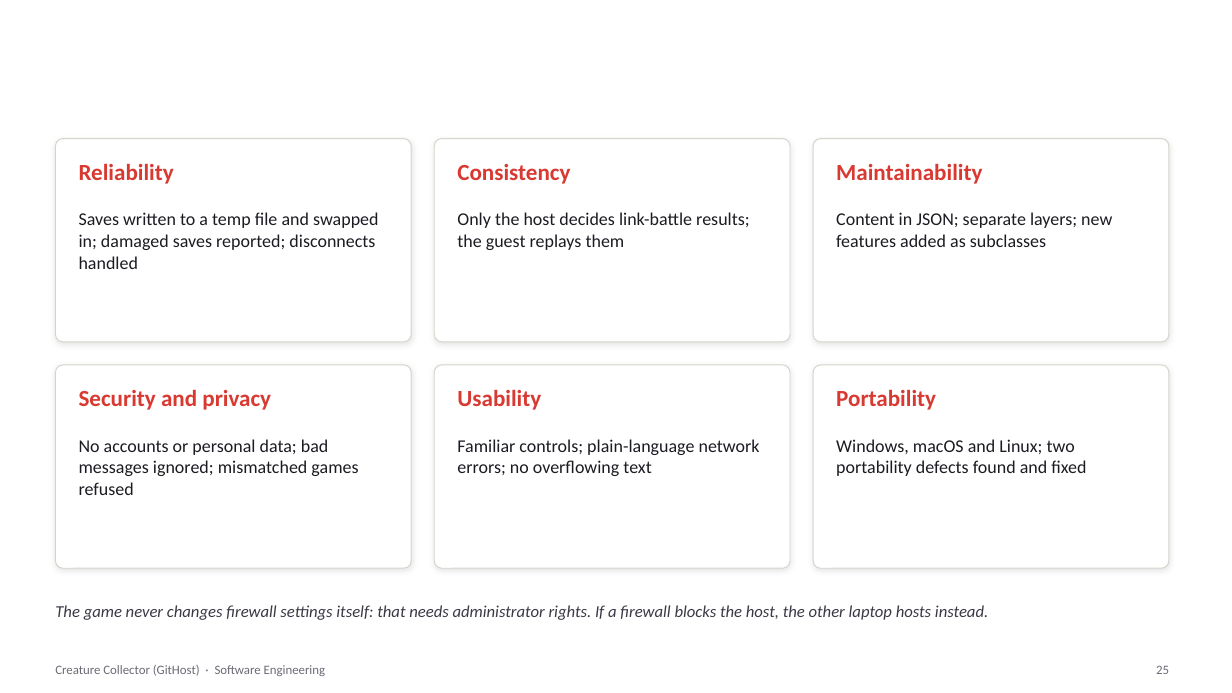
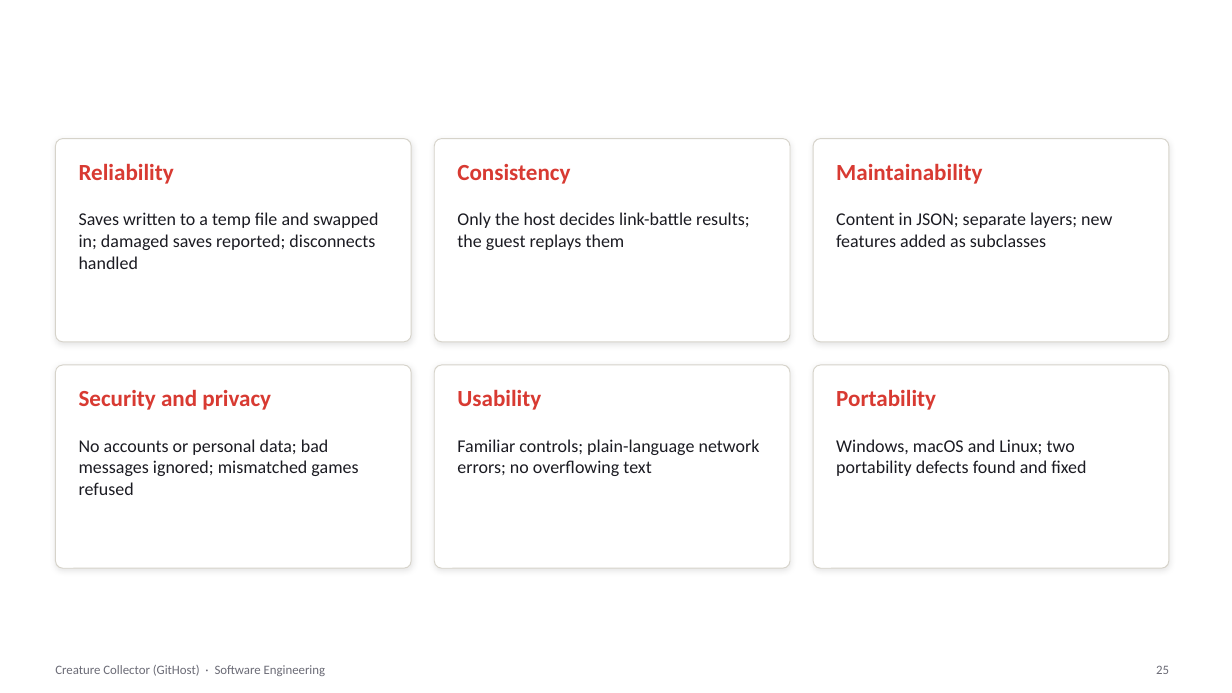
Before and after one commit to psdoom14/creature-collector, a slide deck: slide 25 of docs/se/CreatureCollector-SE.pptx. Drawn at 1232x693 pixels with LibreOffice and Linux fonts; fonts in the diff are those of the drawing; background and template pictures are left out. Boxes give left, top, right and bottom in pixels: in the first picture for what was removed or moved away, otherwise in the second. Text is boxed around its words. In the diff, an @@ line names an element or a change of style, - is before the commit and + after.

```diff
--- a/docs/se/CreatureCollector-SE.pptx
+++ b/docs/se/CreatureCollector-SE.pptx
@@ text removed at <box>55,605,988,620</box> @@
-The game never changes firewall settings itself: that needs administrator rights. If a firewall blocks the host, the other laptop hosts instead.
```
Also in this commit, not shown: 4 other slides changed, 3 slides removed, 2 other files.
